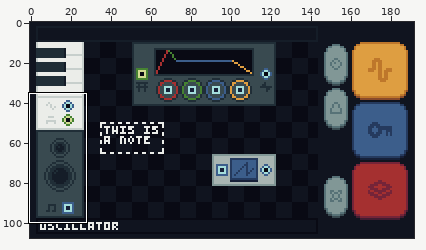
Two states of a pixel-art file, concept/modular.aseprite. Above, an overview of the earlier version with the close-up marked.
Close-up. As it was:
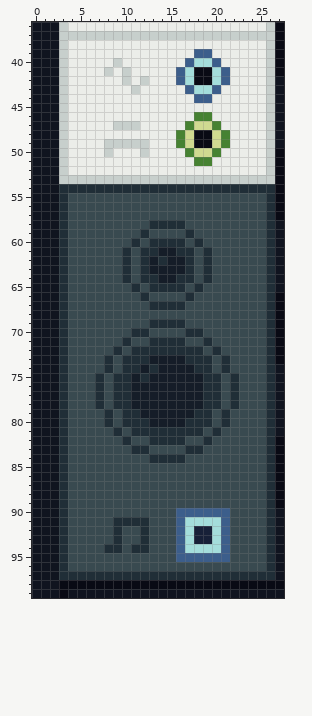
192x108 pixels, 1 frame. Shown: x 0..27, y 36..99.
After:
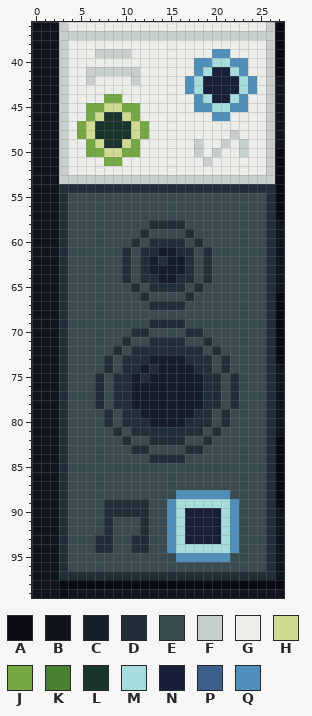
Palette (. is transparent): A #090a14  B #10141f  C #151d28  D #202e37  E #394a50  F #c7cfcc  G #ebede9  H #d0da91  J #75a743  K #468232  L #19332d  M #a4dddb  N #172038  P #3c5e8b  Q #4f8fba
Difference:
Changed rows in their new state; - is an unchanged pixel.
Layer "modules":
first column x 5:
 39 --FFFF-------GGQQ---
 40 ----G-------GQQMMQQ-
 41 -FF-F-F----GGQMNNMQ-
 42 -F---GFG---GQMNNNNMQ
 43 ------G-----Q-NNNNMQ
 44 ---JJ--------QMNNMQ-
 45 -JJHHJJ------QQMMQQ-
 46 -JHLLHJ------GGQQ---
 47 JHLLLLHJ----GGGG----
 48 JHLLLLHJ---GGGGGGF--
 49 -JHLLHJG---GGFGGF-F-
 50 -JJHHJJG----GFGF--F-
 51 ---JJ--------GF-----
first column x 7:
 88 ---------QQQQQQ-
 89 -DDDDD--QMMMMMMQ
 90 -DDDDD--QMNNNNMQ
 91 -DEEE---QMNNNNMQ
 92 -DE-----QMN--NMQ
 93 DDE-D---QMN--NMQ
 94 D-E-----QM----MQ
 95 ---------QQQQQQ-
